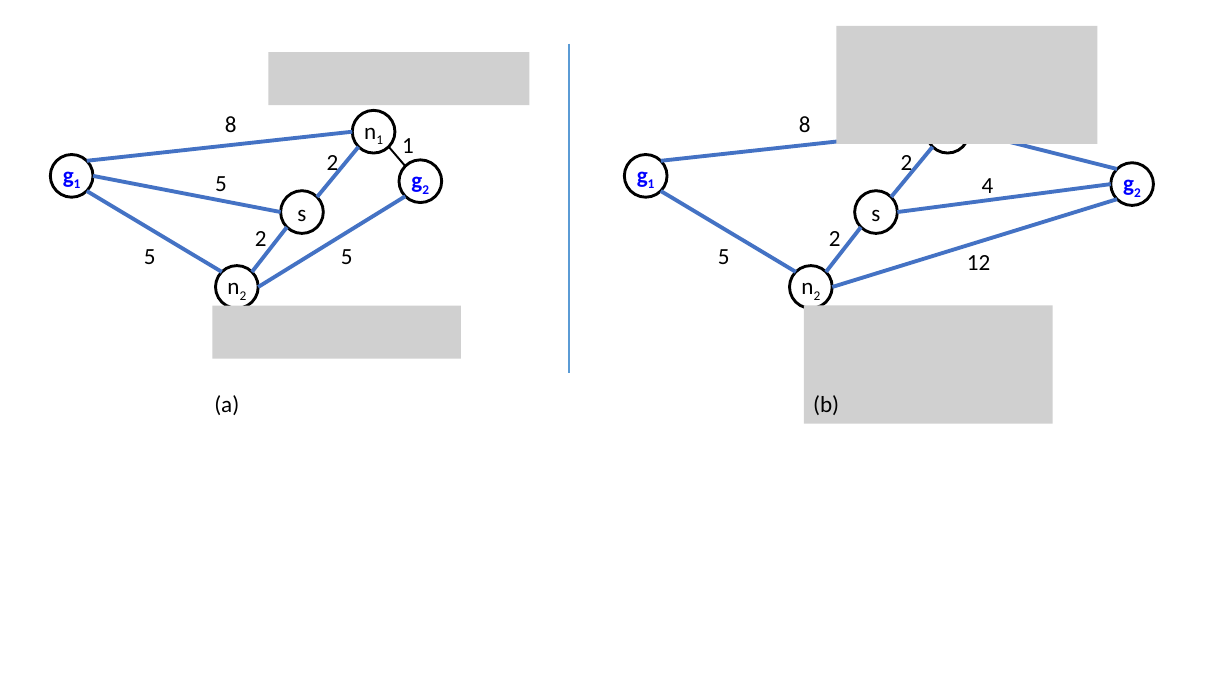
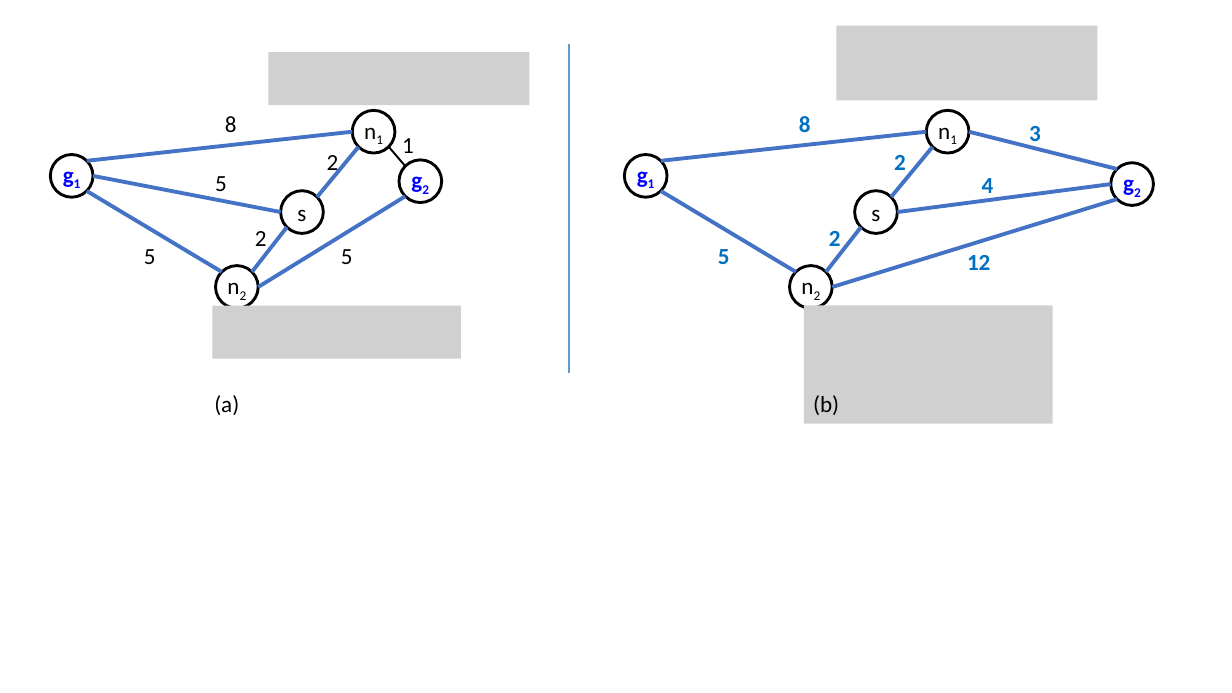
Before and after one commit to ronistern/k-goal, a slide deck: slide 15 of Figures.pptx. Drawn at 1232x693 pixels with LibreOffice and Linux fonts; fonts in the diff are those of the drawing; grey boxes stand for pictures. Boxes give left, top, right and bottom in pixels: in the first picture for what was removed or moved away, otherwise in the second. Text is boxed around its words. In the diff, an @@ line names an element or a change of style, - is before the commit and + after.

```diff
--- a/Figures.pptx
+++ b/Figures.pptx
@@ picture: place and size @@
-picture at bbox=[836, 26, 1098, 144]
+picture at bbox=[836, 26, 1098, 101]
@@ text colour #000000 to #0070C0, bold on in 7 elements at bbox=[967, 255, 990, 270], bbox=[1029, 126, 1041, 147], bbox=[718, 249, 730, 264], bbox=[829, 231, 841, 252], bbox=[799, 116, 811, 132], bbox=[982, 178, 994, 199], bbox=[894, 155, 906, 170] @@
@@ text "2": place and size @@
-text "2" at bbox=[901, 155, 913, 176]
+text "2" at bbox=[894, 155, 906, 170]
```
Also in this commit, not shown: 3 other slides changed, 3 slides added, 5 other files.
